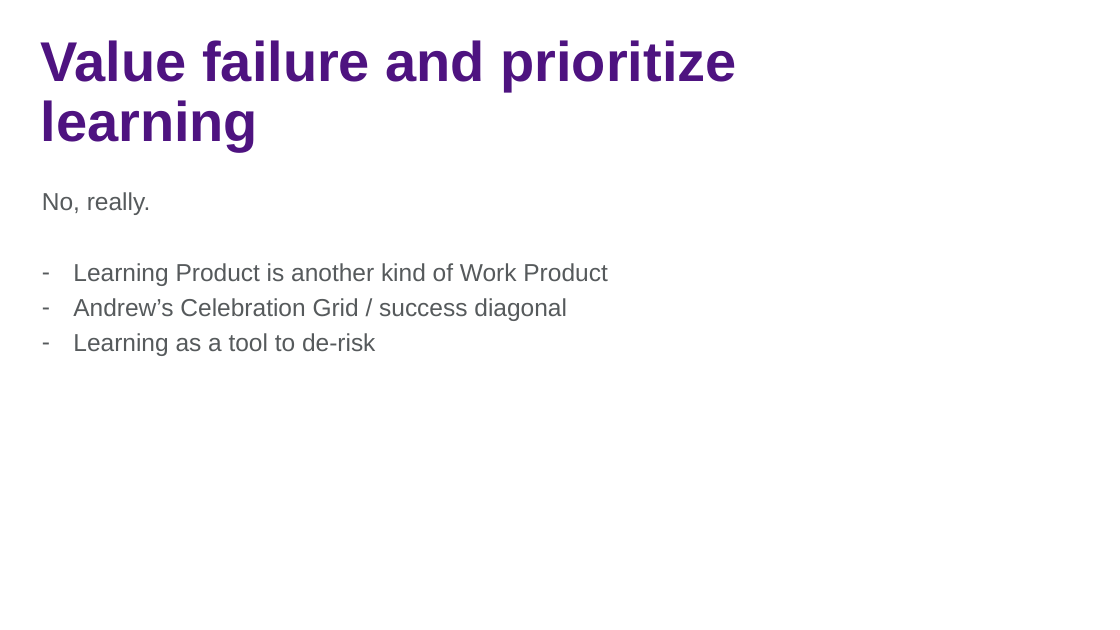
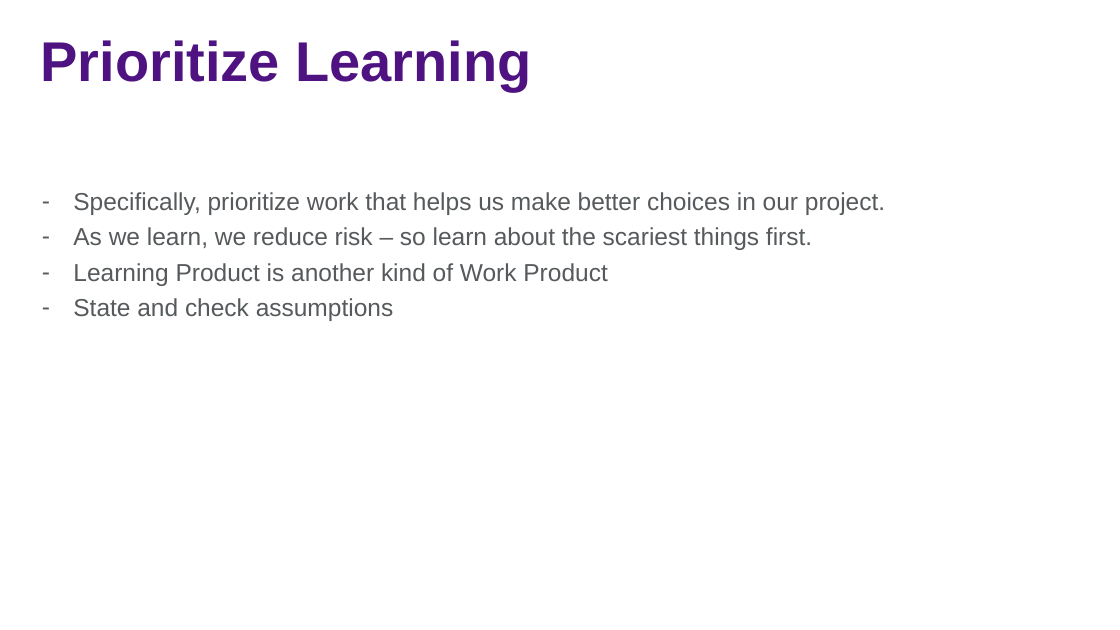
Before and after one commit to jasonjwood/presentations, a slide deck: slide 12 of InFusion2016 - Getting It Done - Jason Wood.pptx. Drawn at 1120x630 pixels with LibreOffice and Linux fonts; fonts in the diff are those of the drawing; background and template pictures are left out. Boxes give left, top, right and bottom in pixels: in the first picture for what was removed or moved away, otherwise in the second. Text is boxed around its words. In the diff, an @@ line names an element or a change of style, - is before the commit and + after.

```diff
--- a/InFusion2016 - Getting It Done - Jason Wood.pptx
+++ b/InFusion2016 - Getting It Done - Jason Wood.pptx
@@ title at (x1=41, y1=40, x2=531, y2=91): text changed @@
-Value failure and prioritize learning
+Prioritize Learning
@@ text at (x1=73, y1=192, x2=885, y2=250): text changed @@
-No, really.
+– Specifically, prioritize work that helps us make better choices in our project.
+– As we learn, we reduce risk – so learn about the scariest things first.
@@ text at (x1=73, y1=298, x2=394, y2=321): text changed @@
-– Andrew’s Celebration Grid / success diagonal
-– Learning as a tool to de-risk
+– State and check assumptions
```
Also in this commit, not shown: 14 other slides changed, 4 slides added, 3 slides removed, 1 other file.
